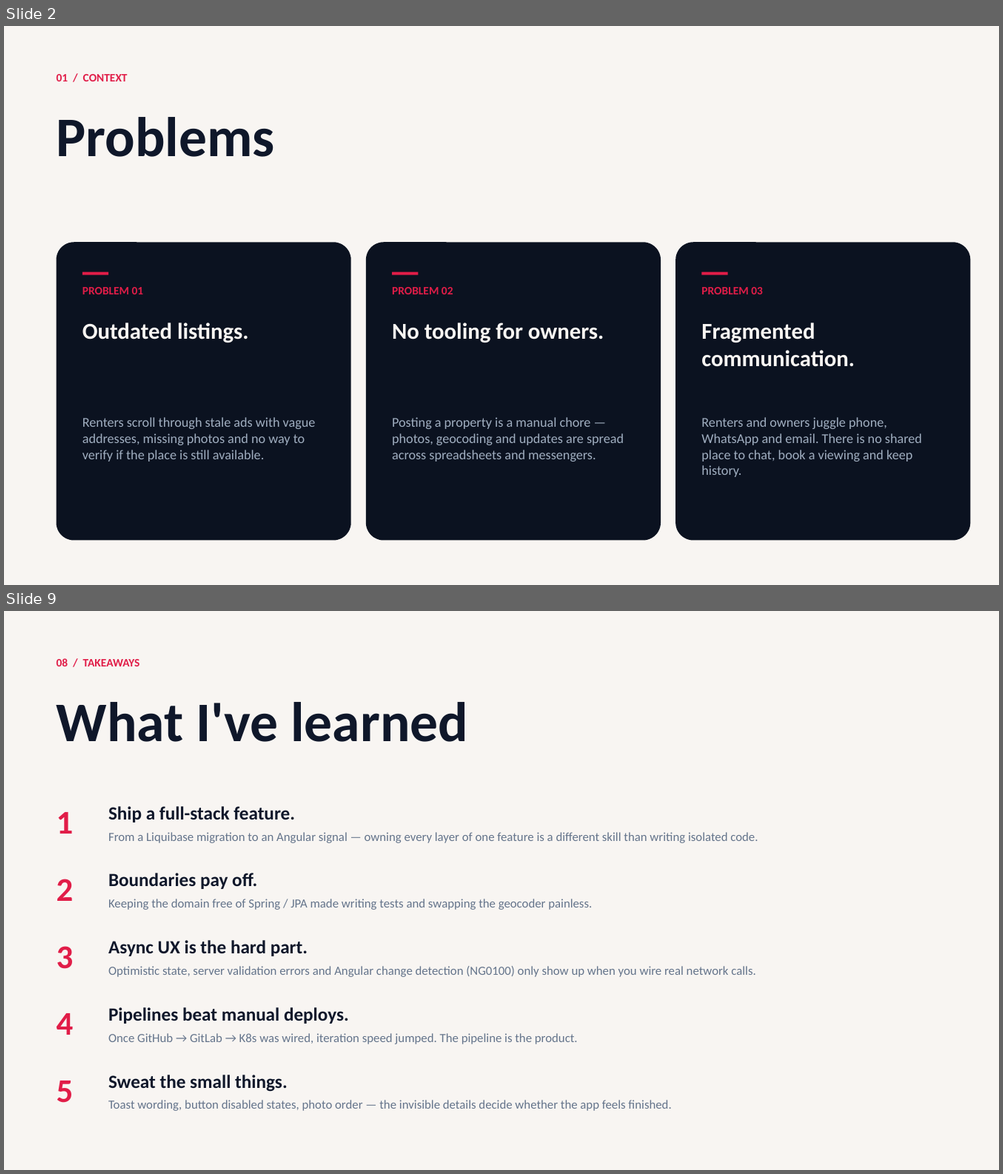
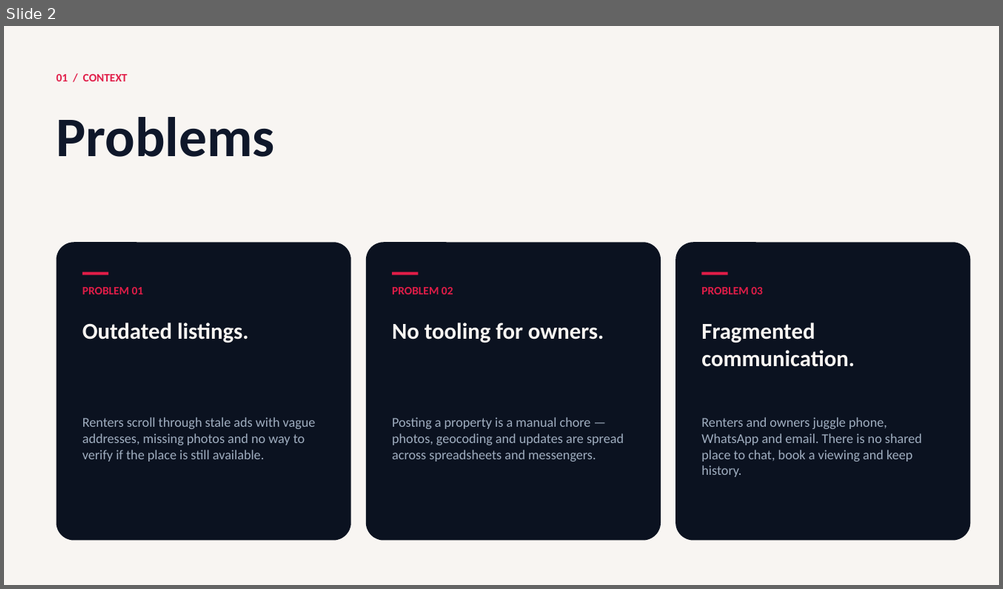
Before and after one commit to opoiasnik/FSA-BE, a slide deck: docs/presentation/FSA-Rental-Presentation.pptx. Shown one above the other, each under a label of ours: slides 2 and 9 before the commit, slide 2 after it; the slides between them are not shown. The pictures are 1003x1174 and 1003x589 pixels, drawn with LibreOffice and Linux fonts; fonts in the diff are those of the drawing. Boxes give left, top, right and bottom in pixels: in the first picture for what was removed or moved away, otherwise in the second. Text is boxed around its words. In the diff, an @@ line names an element or a change of style, - is before the commit and + after.

```diff
--- a/docs/presentation/FSA-Rental-Presentation.pptx
+++ b/docs/presentation/FSA-Rental-Presentation.pptx
@@ slide 9 removed at (4, 611, 999, 1170), background #FFFFFF @@
@@ rectangle removed at (4, 611, 999, 1170) @@
@@ text removed at (57, 658, 140, 667) @@
-08 / TAKEAWAYS
@@ text removed at (57, 702, 468, 742) @@
-What I've learned
@@ text removed at (108, 806, 295, 823) @@
-Ship a full-stack feature.
@@ text removed at (57, 812, 74, 834) @@
-1
@@ text removed at (108, 832, 757, 843) @@
-From a Liquibase migration to an Angular signal — owning every layer of one feature is a different skill than writing isolated code.
@@ text removed at (108, 873, 257, 889) @@
-Boundaries pay off.
@@ text removed at (57, 879, 74, 901) @@
-2
@@ text removed at (108, 899, 592, 910) @@
-Keeping the domain free of Spring / JPA made writing tests and swapping the geocoder painless.
@@ text removed at (108, 940, 307, 957) @@
-Async UX is the hard part.
@@ text removed at (57, 946, 74, 969) @@
-3
@@ text removed at (108, 966, 755, 977) @@
-Optimistic state, server validation errors and Angular change detection (NG0100) only show up when you wire real network calls.
@@ text removed at (108, 1008, 349, 1024) @@
-Pipelines beat manual deploys.
@@ text removed at (57, 1014, 74, 1035) @@
-4
@@ text removed at (108, 1034, 578, 1045) @@
-Once GitHub → GitLab → K8s was wired, iteration speed jumped. The pipeline is the product.
@@ text removed at (108, 1075, 287, 1092) @@
-Sweat the small things.
@@ text removed at (57, 1081, 74, 1103) @@
-5
@@ text removed at (108, 1100, 671, 1111) @@
-Toast wording, button disabled states, photo order — the invisible details decide whether the app feels finished.
```
Also in this commit, not shown: 6 slides changed, 3 slides added, 2 other slides removed, 11 other files.
